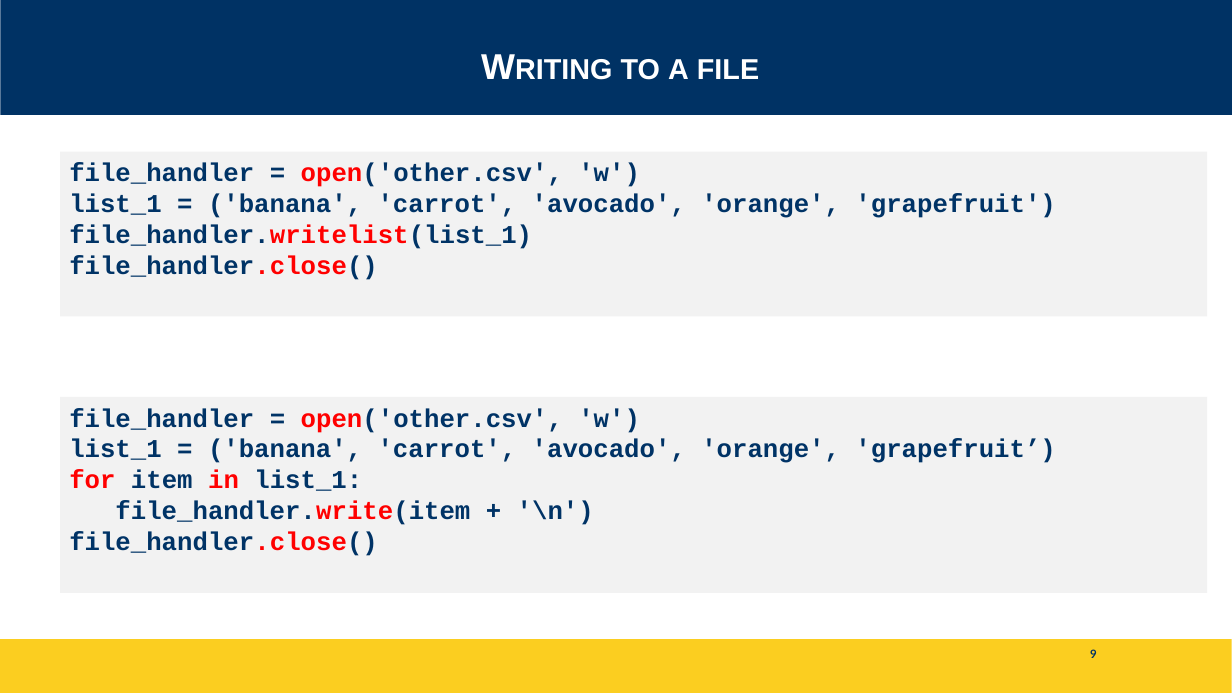
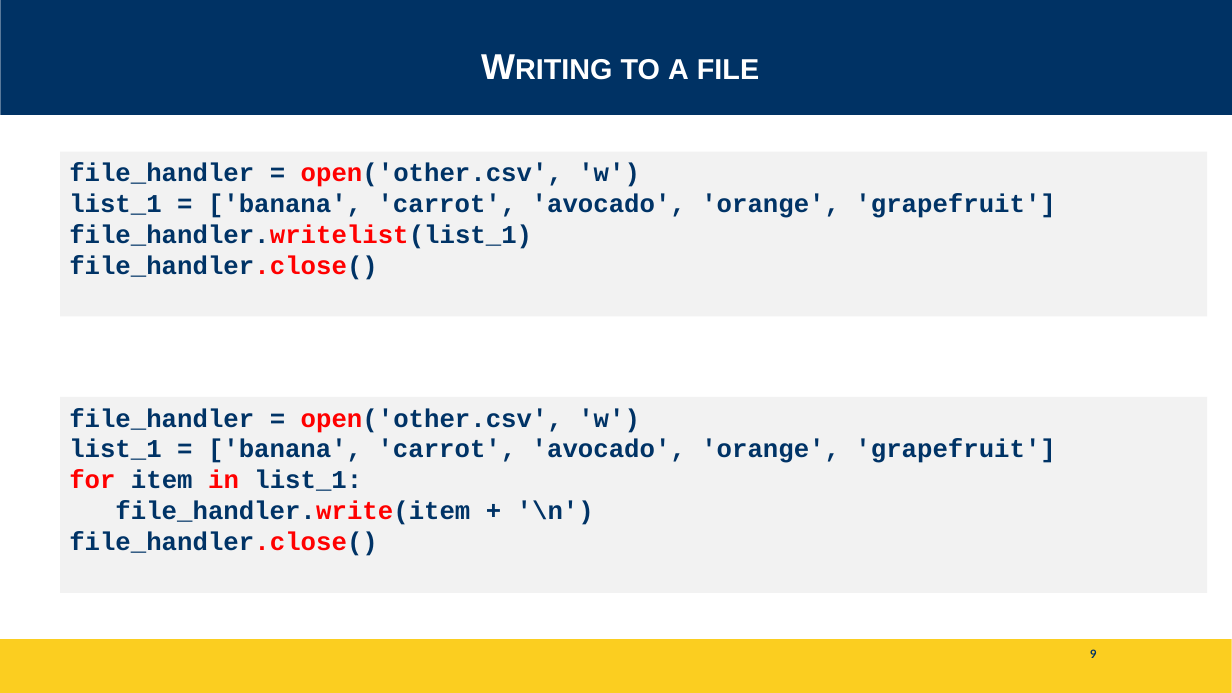
Before and after one commit to igorsteinmacher/INF502-Fall2020, a slide deck: slide 9 of slides/Python_class2.pptx. Drawn at 1232x693 pixels with LibreOffice and Linux fonts; fonts in the diff are those of the drawing. Boxes give left, top, right and bottom in pixels: in the first picture for what was removed or moved away, otherwise in the second. Text is boxed around its words. In the diff, an @@ line names an element or a change of style, - is before the commit and + after.

Commit message:
updating slides

```diff
--- a/slides/Python_class2.pptx
+++ b/slides/Python_class2.pptx
@@ text in rectangle at <box>69,193,1055,218</box>: text changed @@
-list_1 = ('banana', 'carrot', 'avocado', 'orange', 'grapefruit')
+list_1 = ['banana', 'carrot', 'avocado', 'orange', 'grapefruit']
@@ text in rectangle at <box>69,439,1055,463</box>: text changed @@
-list_1 = ('banana', 'carrot', 'avocado', 'orange', 'grapefruit’)
+list_1 = ['banana', 'carrot', 'avocado', 'orange', 'grapefruit']
```
Also in this commit, not shown: 3 other slides changed, 1 other file.
